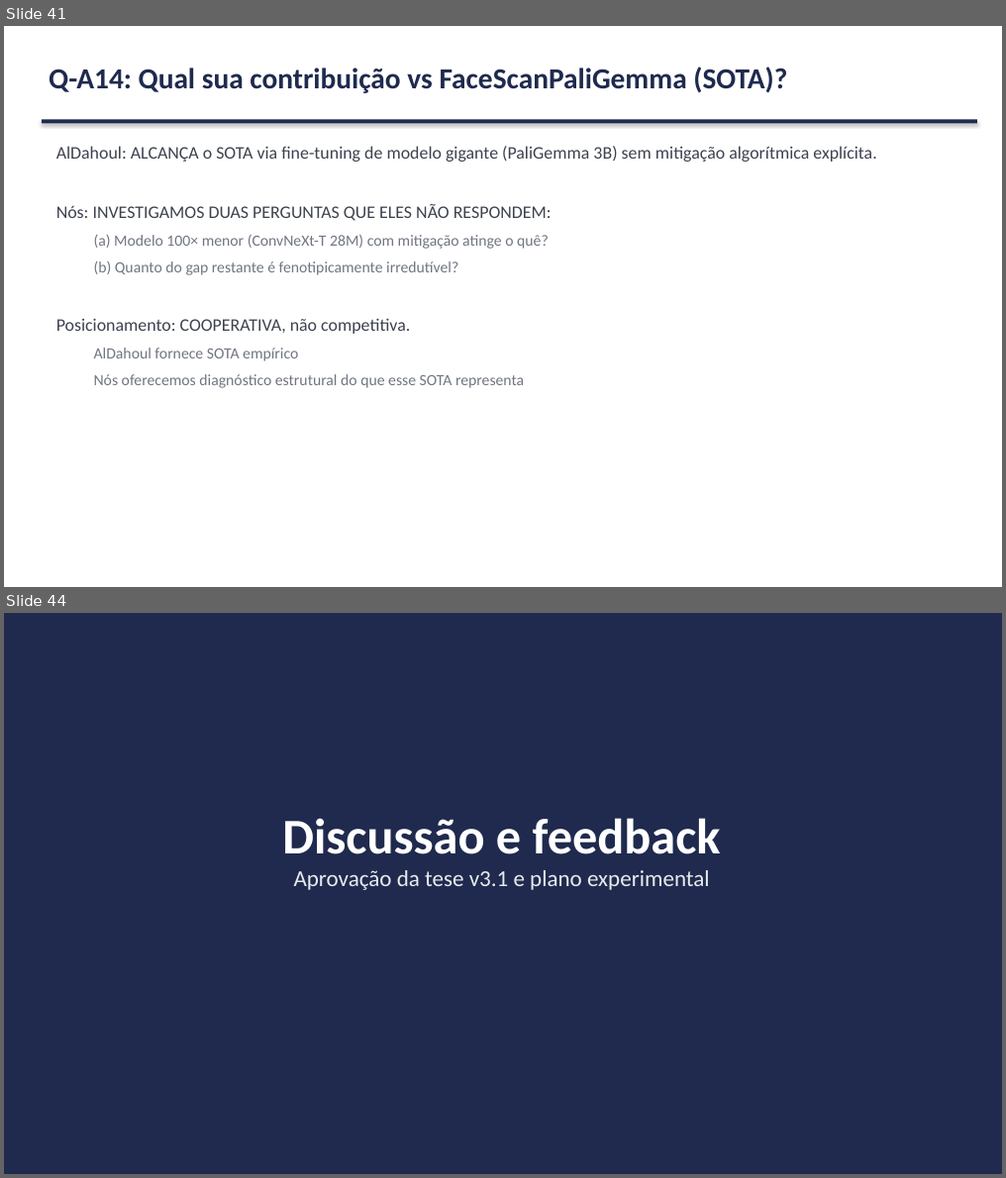
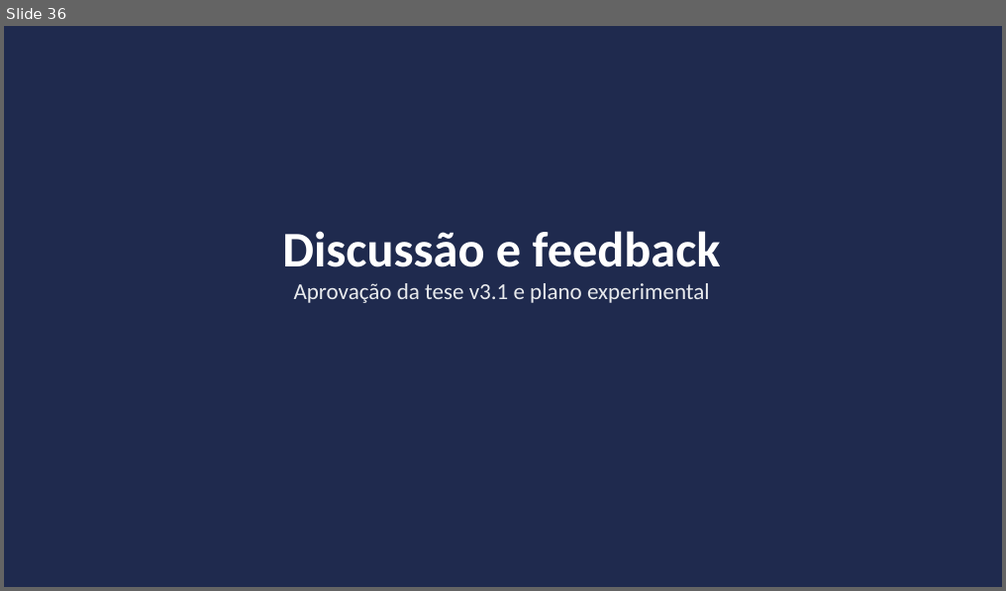
Before and after one commit to marcellozzetti/Facial-Recognition-Models-Mitigating-Bias, a slide deck: docs/ativo/material_reuniao_orientador_2026-06.pptx. Shown one above the other, each under a label of ours: slides 41 and 44 before the commit, slide 36 after it; the slides between them are not shown. The pictures are 1006x1178 and 1006x591 pixels, drawn with LibreOffice and Linux fonts; fonts in the diff are those of the drawing. Boxes give left, top, right and bottom in pixels: in the first picture for what was removed or moved away, otherwise in the second. Text is boxed around its words. In the diff, an @@ line names an element or a change of style, - is before the commit and + after.

```diff
--- a/docs/ativo/material_reuniao_orientador_2026-06.pptx
+++ b/docs/ativo/material_reuniao_orientador_2026-06.pptx
@@ slide 41 removed at [4, 26, 1002, 587], background #FFFFFF @@
@@ text removed at [49, 67, 787, 93] @@
-Q-A14: Qual sua contribuição vs FaceScanPaliGemma (SOTA)?
@@ rectangle removed at [42, 120, 977, 123] @@
@@ text removed at [56, 146, 876, 388] @@
-AlDahoul: ALCANÇA o SOTA via fine-tuning de modelo gigante (PaliGemma 3B) sem mitigação algorítmica explícita.
-Nós: INVESTIGAMOS DUAS PERGUNTAS QUE ELES NÃO RESPONDEM:
-  (a) Modelo 100× menor (ConvNeXt-T 28M) com mitigação atinge o quê?
-  (b) Quanto do gap restante é fenotipicamente irredutível?
-Posicionamento: COOPERATIVA, não competitiva.
-  AlDahoul fornece SOTA empírico
-  Nós oferecemos diagnóstico estrutural do que esse SOTA representa
@@ what was slide 44 is now slide 36 @@
```
Also in this commit, not shown: 32 slides changed, 2 slides added, 9 other slides removed, 1 other file.
